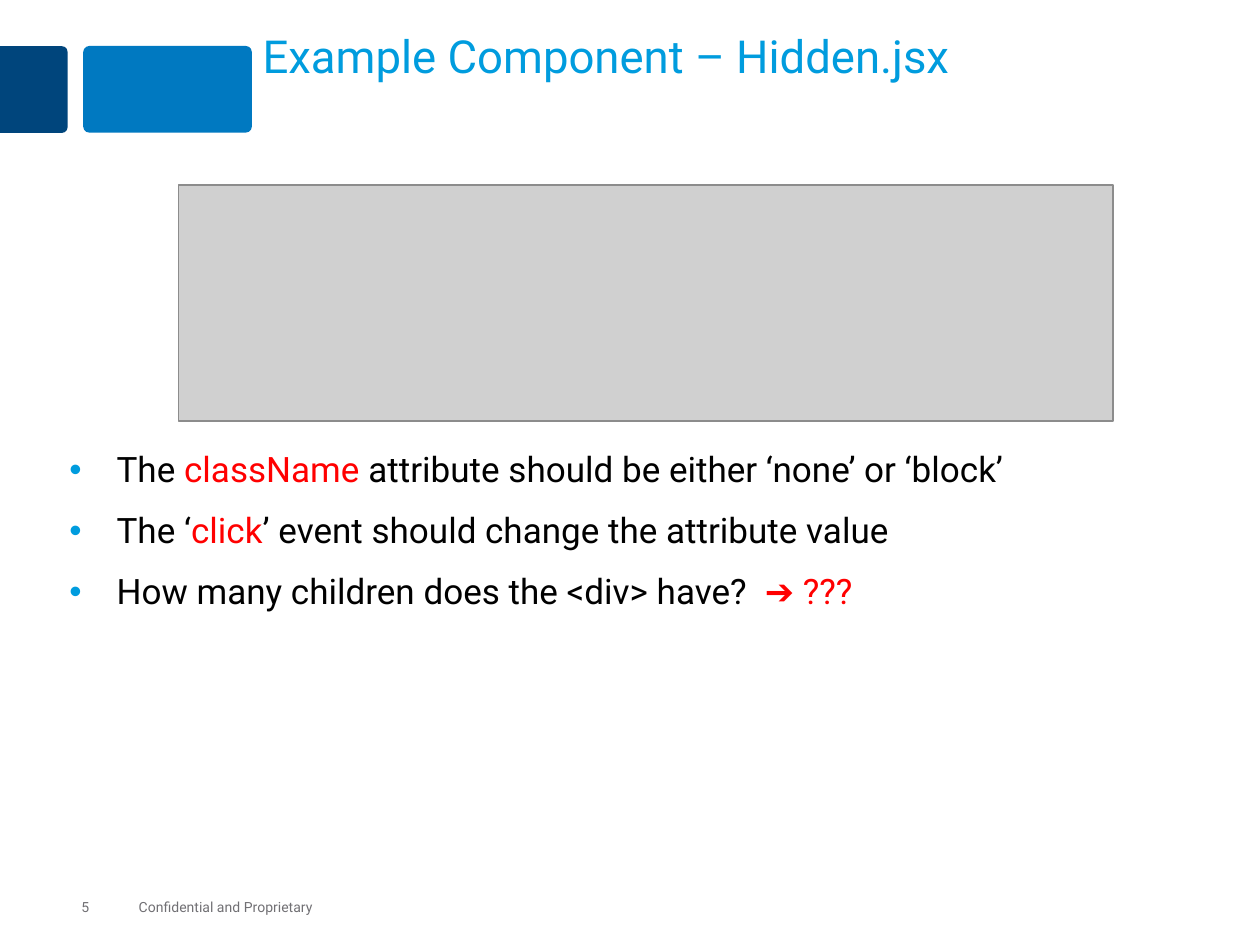
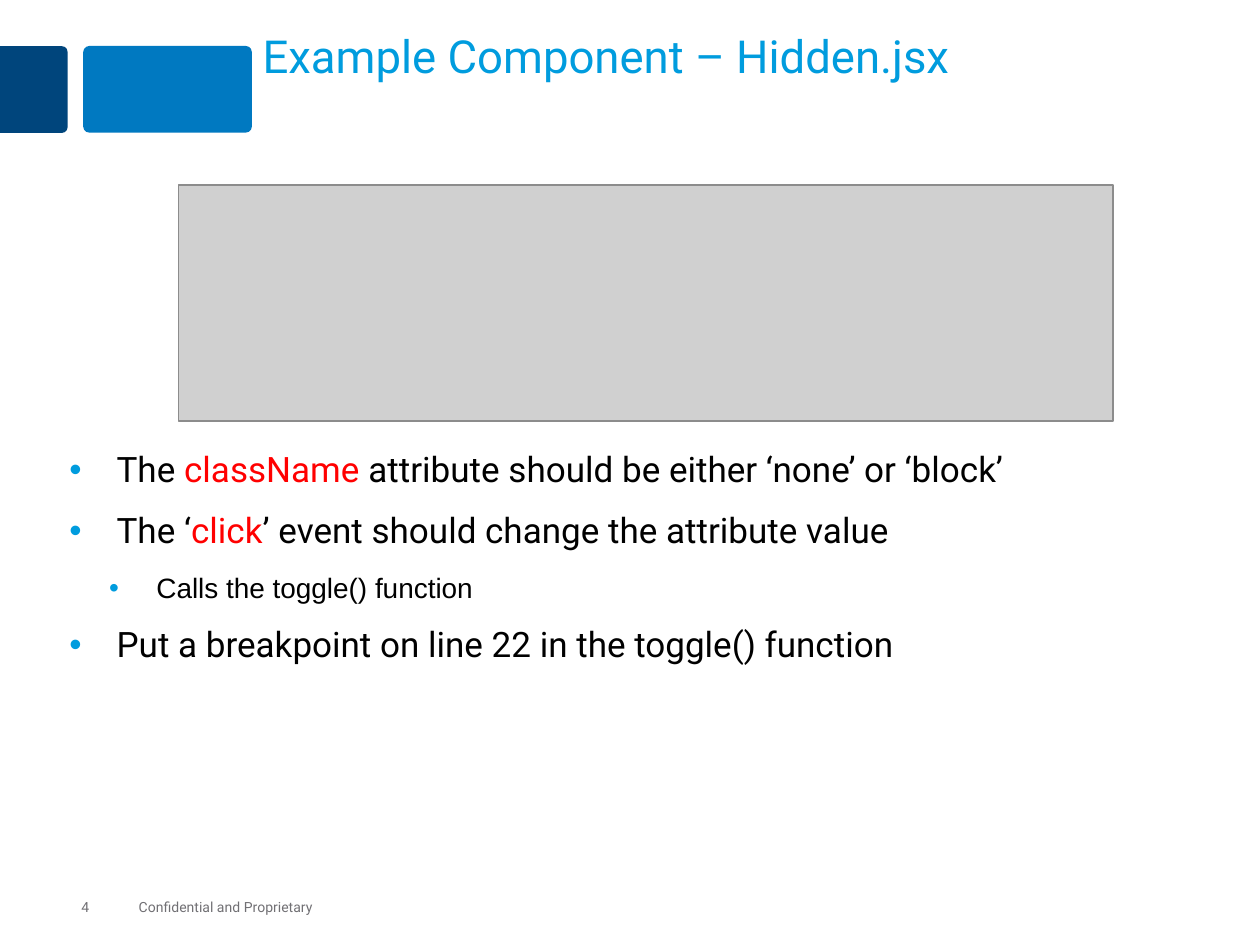
Before and after one commit to MaxMillington/react_practice, a slide deck: slide 4 of lesson-react-60-debugging/react-debugging.pptx (slide 5 before the commit). Drawn at 1260x945 pixels with LibreOffice and Linux fonts; fonts in the diff are those of the drawing; grey boxes stand for pictures. Boxes give left, top, right and bottom in pixels: in the first picture for what was removed or moved away, otherwise in the second. Text is boxed around its words. In the diff, an @@ line names an element or a change of style, - is before the commit and + after.

```diff
--- a/lesson-react-60-debugging/react-debugging.pptx
+++ b/lesson-react-60-debugging/react-debugging.pptx
@@ text at (117,577,893,665): text changed @@
-• How many children does the <div> have? ➔ ???
+  • Calls the toggle() function
+• Put a breakpoint on line 22 in the toggle() function
@@ page number at (81,902,89,912): text changed @@
-5
+4
```
Also in this commit, not shown: 2 other slides changed, 6 slides added, 26 slides removed, 37 other files.
